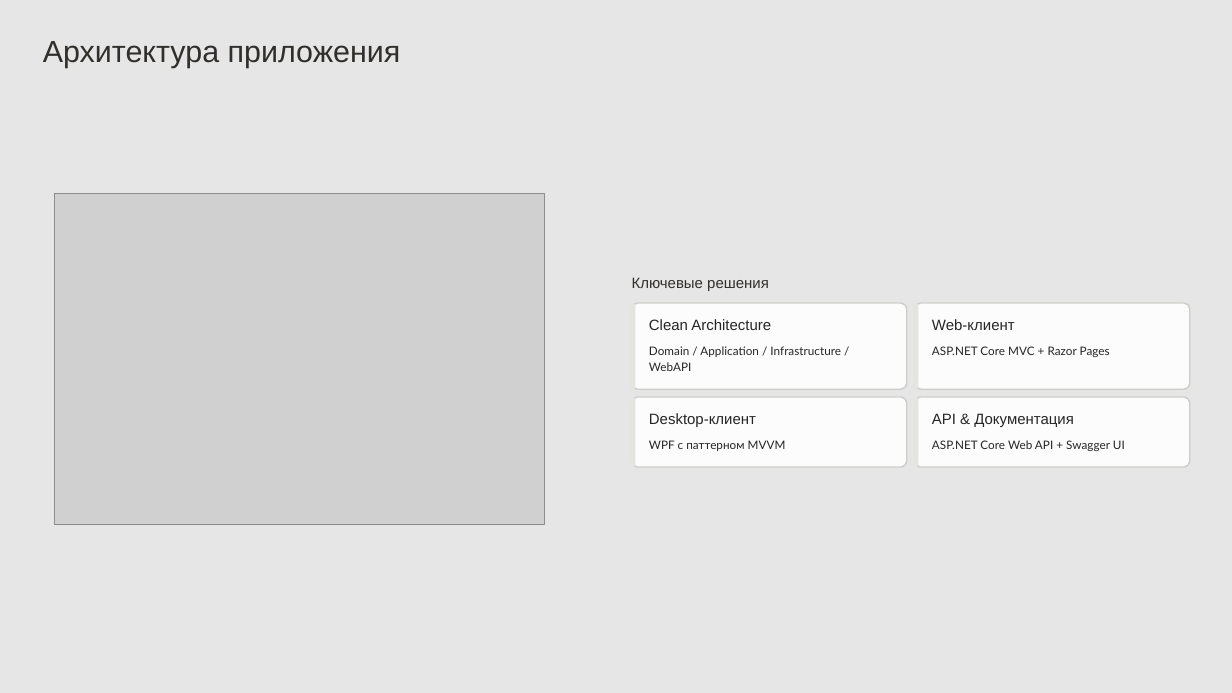
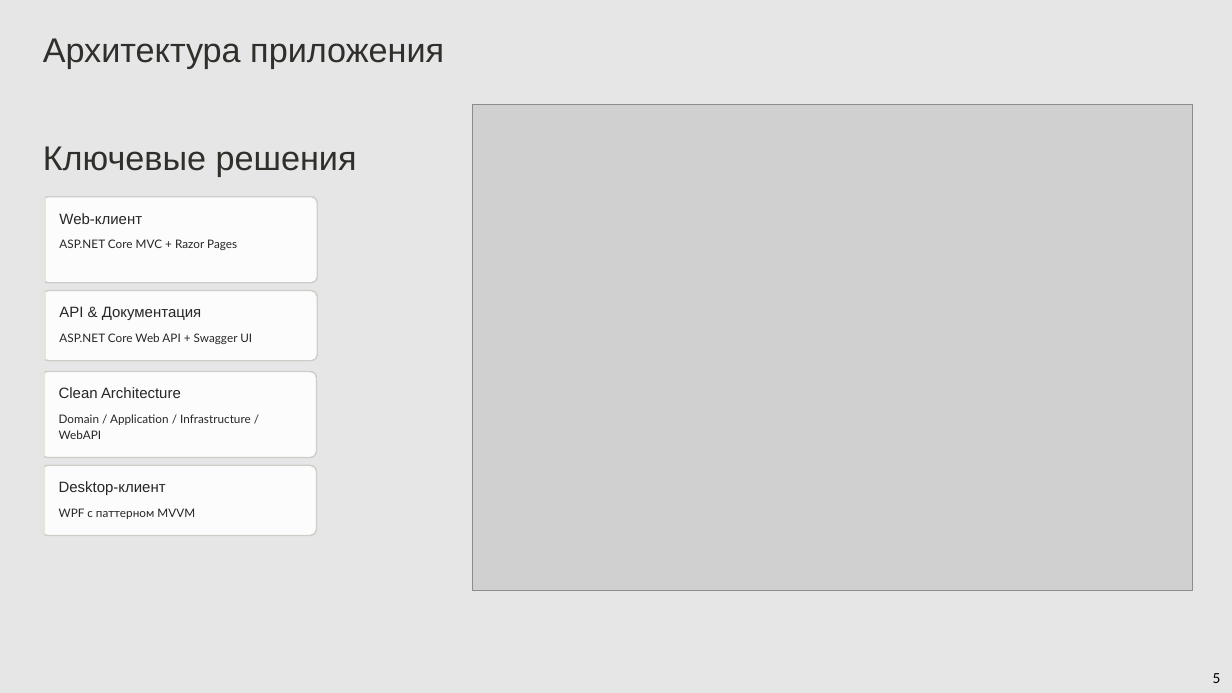
Before and after one commit to KockAnigilator/smart-content-recommender, a slide deck: slide 6 of docs/Презентация.pptx (slide 5 before the commit). Drawn at 1232x693 pixels with LibreOffice and Linux fonts; fonts in the diff are those of the drawing; grey boxes stand for pictures; background and template pictures are left out. Boxes give left, top, right and bottom in pixels: in the first picture for what was removed or moved away, otherwise in the second. Text is boxed around its words. In the diff, an @@ line names an element or a change of style, - is before the commit and + after.

```diff
--- a/docs/Презентация.pptx
+++ b/docs/Презентация.pptx
@@ text "Архитектура приложения" at [43, 38, 444, 68]: size 35.6 to 40 pt @@
@@ text "Ключевые решения": place and size @@
-text "Ключевые решения" at [632, 277, 769, 291]
+text "Ключевые решения" at [43, 146, 357, 176]
@@ text "Ключевые решения" at [43, 146, 357, 176]: size 17.5 to 40 pt; line spacing 21.9pt to 1.5 @@
@@ picture: place and size @@
-picture at [54, 193, 544, 524]
+picture at [472, 104, 1192, 590]
@@ 6 freeform shapes: place and size @@
-6 freeform shapes at [914, 302, 1191, 468]
+6 freeform shapes at [41, 196, 318, 362]
@@ 4 texts: place and size @@
-4 texts at [932, 319, 1125, 451]
+4 texts at [59, 213, 252, 344]
@@ 6 freeform shapes, 4 texts: place and size @@
-6 freeform shapes, 4 texts at [630, 302, 907, 468]
+6 freeform shapes, 4 texts at [40, 371, 317, 536]
@@ text added at [1213, 673, 1221, 683], 18 pt, text #000000 @@
+5
```
Also in this commit, not shown: 10 other slides changed, 10 slides added, 1 slide removed, 9 other files.
